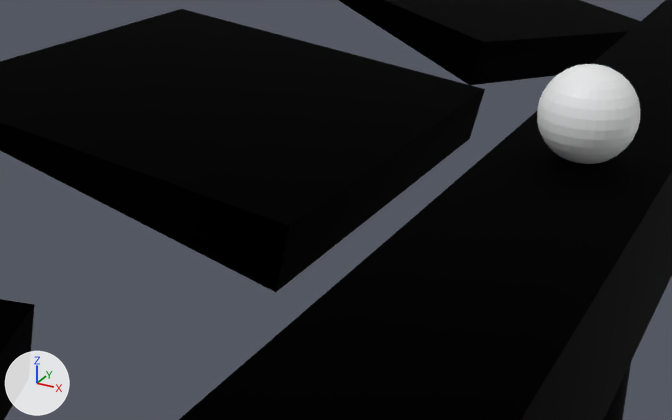
An edit to the glTF model PackageSources/Scenery/airport-lmml-malta/modelLibrary/LightPoleApron9Tall/Apron9Tall.gltf, drawn before and after from the same camera.
One viewpoint serves both versions: a camera (50 mm lens) standing at (0.838, -3.614, 37.911) and looking at (-0.809, -0.62, 36.414). The lights are fixed; the arrows at lower left show +X, +Y and +Z. Where no turn or scale is listed for an object, it has been applied to the vertices.

The older version as bpy lines, for what is in view:
```python
me_cube_006 = bpy.data.meshes.new('Cube.006')
me_cube_006.from_pydata(...)  # 32 vertices, 56 faces; spans x -1.31..1.31, y -1.31..7.74, z -0.47..0.25
me_cube_006.materials.append(mat_material_006)  # black #000000
me_cylinder_001 = bpy.data.meshes.new('Cylinder.001')
me_cylinder_001.from_pydata(...)  # a 32-sided cylinder along z spanning x -0.3..0.3, y -0.3..0.3, z -18.0..18.0
me_cylinder_001.materials.append(mat_material)  # black #000000
me_sphere = bpy.data.meshes.new('Sphere')
me_sphere.from_pydata(...)  # a UV sphere (32 segments, 16 rings, poles along z) spanning x -1.0..1.0, y -1.0..1.0, z -1.0..1.0
ob_cube_006 = bpy.data.objects.new('Cube.006', me_cube_006)
ob_cube_006.location = (-1.686, -3.213, 36.514)
ob_cylinder = bpy.data.objects.new('Cylinder', me_cylinder_001)
ob_cylinder.location = (0.0, 0.0, 18.004)
ob_sphere = bpy.data.objects.new('Sphere', me_sphere)
ob_sphere.location = (0.0, 0.0, 36.764)
ob_sphere.scale = (0.2, 0.2, 0.2)
# also in view: 'Cube' at (-0.001, 0.022, 36.239); 'Cube.005' at (-1.799, 0.0, 36.471)
```
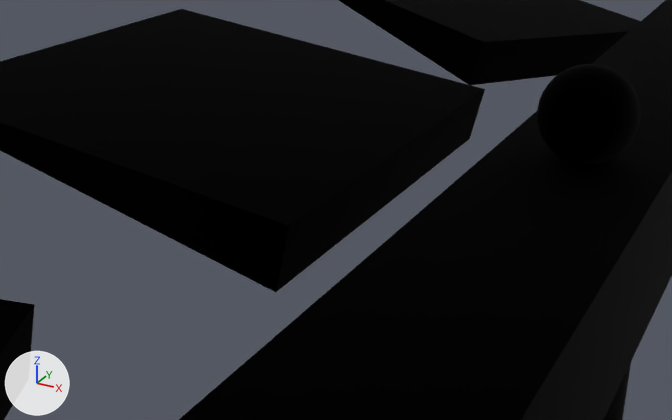
The change, as a diff of the scene's bpy script:
```diff
--- a/PackageSources/Scenery/airport-lmml-malta/modelLibrary/LightPoleApron9Tall/Apron9Tall.gltf.py
+++ b/PackageSources/Scenery/airport-lmml-malta/modelLibrary/LightPoleApron9Tall/Apron9Tall.gltf.py
@@ mat_material_001 @@
+mat_material_001 = principled_material('Material.001')
+mat_material_001.base_color = (0.0, 0.0, 0.0)  # black #000000
+mat_material_001.metallic = 1.0
+mat_material_001.roughness = 1.0
@@ me_sphere @@
 me_sphere.from_pydata(...)  # 482 vertices, 960 faces; spans x -1.0..1.0, y -1.0..1.0, z -1.0..1.0
+me_sphere.materials.append(mat_material_001)  # black #000000
```

Pixel boxes (x1, y1, x2, y2) of what changed, in the pictures (672 x 420 px):
'Sphere', recoloured (white to black): (537, 64, 641, 164) in both
